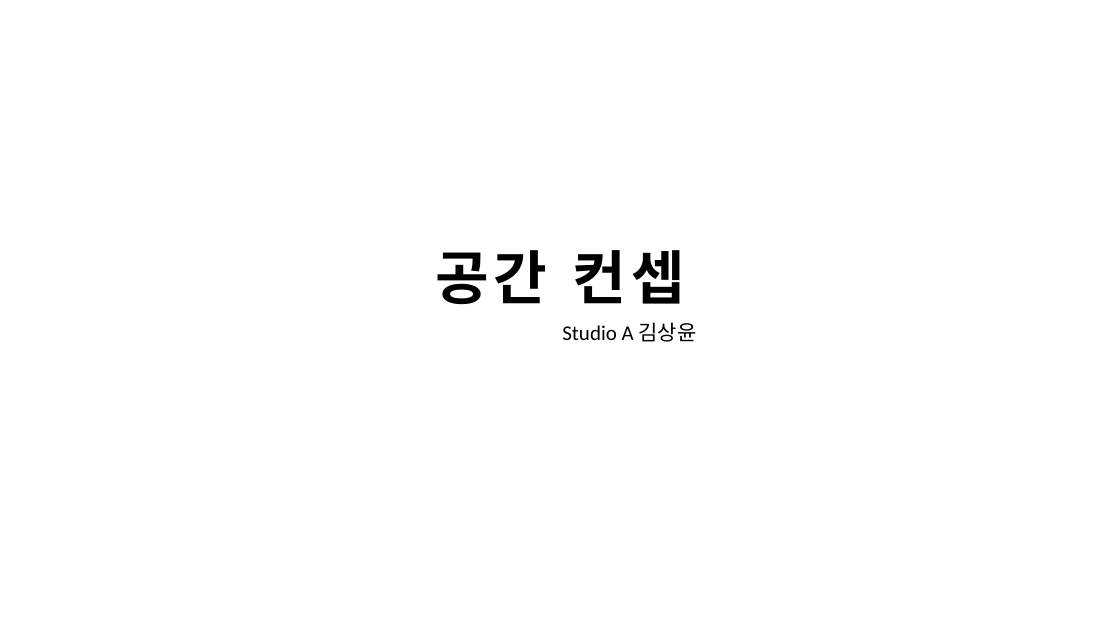
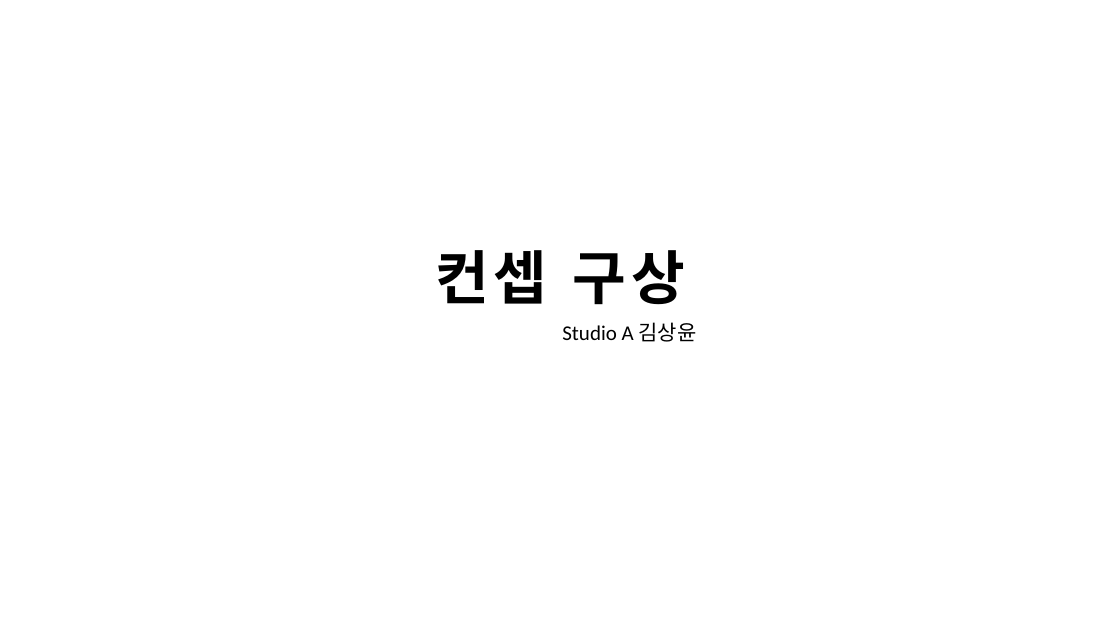
Before and after one commit to CarrotJuice07/College_File, a slide deck: slide 1 of 건축설계2/3주차(금)/발표자료.pptx. Drawn at 1120x630 pixels with LibreOffice and Linux fonts; fonts in the diff are those of the drawing. Boxes give left, top, right and bottom in pixels: in the first picture for what was removed or moved away, otherwise in the second. Text is boxed around its words. In the diff, an @@ line names an element or a change of style, - is before the commit and + after.

```diff
--- a/건축설계2/3주차(금)/발표자료.pptx
+++ b/건축설계2/3주차(금)/발표자료.pptx
@@ text at [435, 250, 685, 305]: text changed @@
-공간 컨셉
+컨셉 구상
```
Also in this commit, not shown: 1 other file.
